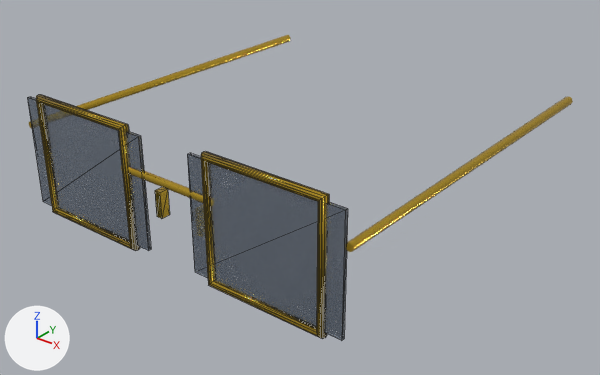
A saved change to the glTF model public/models/eyewear/rectangle_titanium_gold.glb.
Rendered twice from a 50 mm lens placed at (0.1484, -0.1302, 0.0991), pointed at (0.0023, 0.0524, -0.0141). Lighting does not change. The marker at lower left points along +X, +Y and +Z. The picture after the commit comes second. Mesh edges are drawn as thin lines on the coarser meshes. Where no turn or scale is listed for an object, it has been applied to the vertices.

Names of what the first picture shows: 'leftLens', 'leftRim', 'leftTemple', 'noseBridge', 'rightLens', 'rightRim', 'rightTemple' and 1 more.
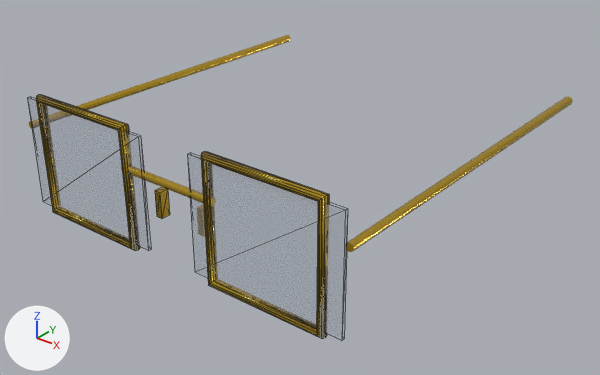
Where the change shows, as pixel boxes (x1, y1, x2, y2) in the pictures (600 x 375 px):
'leftLens', surface changed
    both: (187, 153, 348, 340)
'rightLens', surface changed
    both: (27, 97, 151, 251)

The edits, one by one:
In material 'Material_0' (mat_material_0), transmission_weight is no longer 0.9.
In material 'Material_0' (mat_material_0), alpha goes from 0.85 to 0.18.
